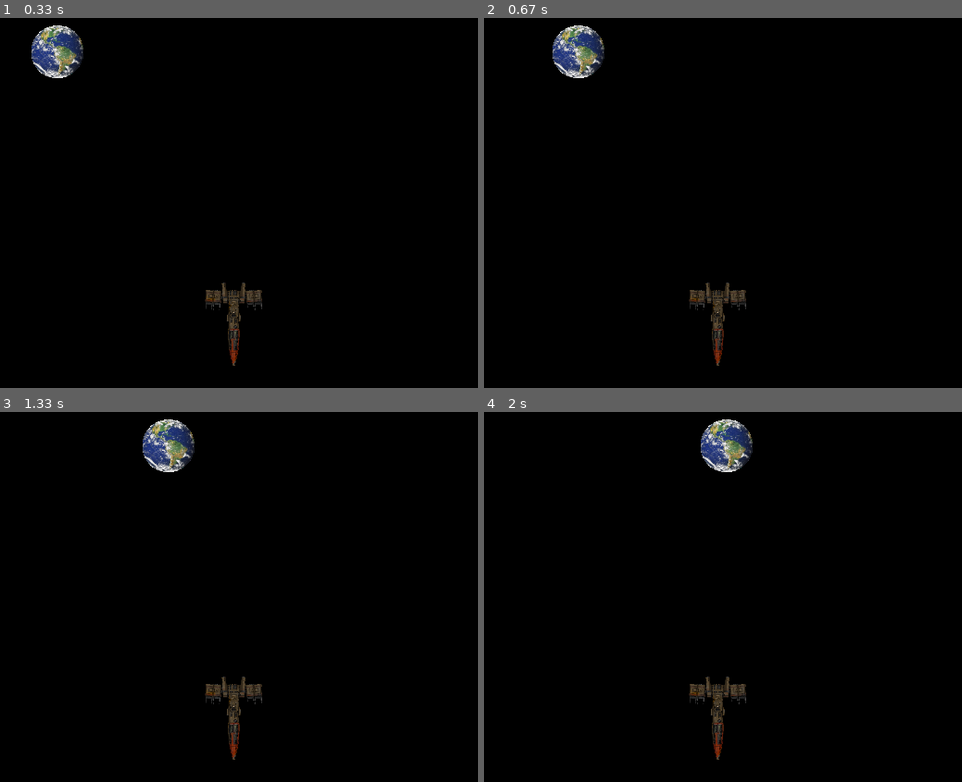
Above: before the commit, frames 1-4 (two rows, left to right).
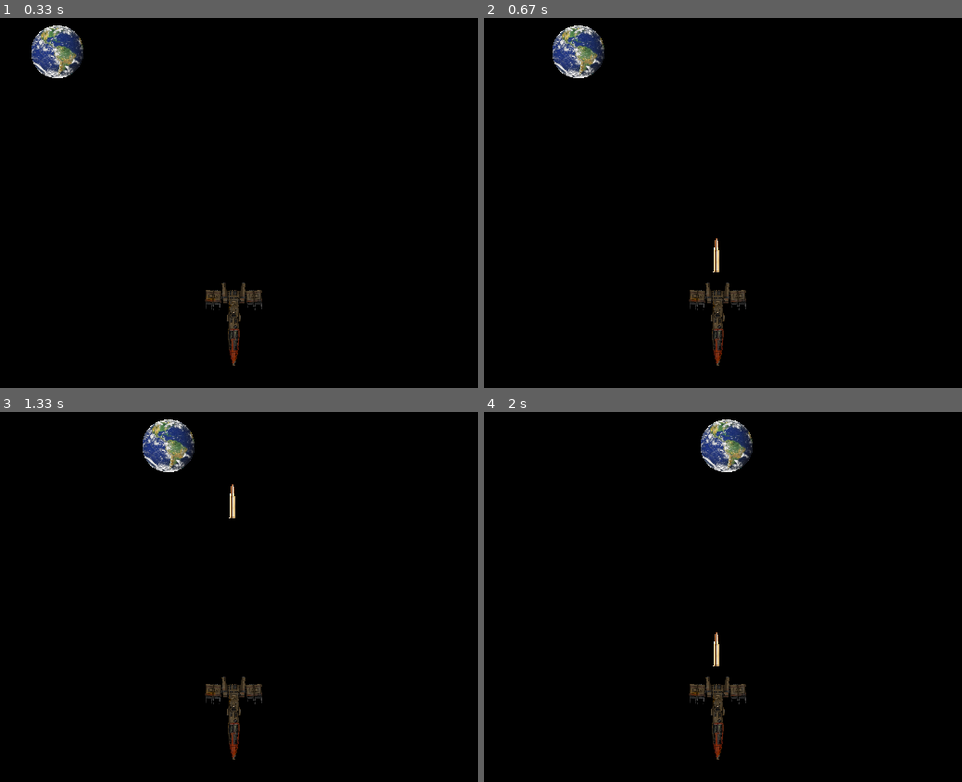
Above: after the commit, the same moments.

Repository: eskayML/pygame-planet-invader
Game: pygame game, started from main.py
Same seed, same stepped clock (60 frames per second), same inputs: the game is played once before the commit and once after it.
Inputs:
- Up to frame 1 (0.33 s): no input
- Up to frame 2 (0.67 s): tap Enter at 0.33 s
- Up to frame 3 (1.33 s): no input
- Up to frame 4 (2 s): tap Space at 1.67 s

Frame 1 is identical in both runs. In frame 2, less than 0.1% of the frame differs, in the area x 47-50%, y 59-69%; in frame 3, less than 0.1%; in frame 4, less than 0.1%.

Commit message:
feat: bullet now works

Diff:
--- a/main.py
+++ b/main.py
@@ -1,16 +1,11 @@
 import pygame
 from pygame.locals import *
-
+# font = pygame.font.SysFont('constantia', 48)
 screen_width, screen_height = 600, 500
 pygame.init()
 pygame.display.set_caption('Pygame Planet Invader')
 screen = pygame.display.set_mode((screen_width, screen_height))
 
-
-# RED = (255, 0, 0)
-# GREEN = (0, 255, 0)
-# BLUE = (0, 0, 255)
-# BLACK = (0, 0, 0)
 
 
 weapon = pygame.image.load('assets/weapon.png').convert()
@@ -31,8 +26,9 @@
 # as if it is being shot out of the gun
 
 planet_speed = [2, 0]
-bullet_speed = [0,3]
+bullet_speed = [0,-4]
 
+fire = False
 # GAME LOOP
 clock = pygame.time.Clock()
 running = True
@@ -41,19 +37,25 @@
         # print(event)
         if event.type == QUIT:
             running = False
-        if event.type == KEYDOWN:
-            bullet_rect = bullet_rect.move(bullet_speed)
-            if bullet_rect.top <= 0:
-                bullet_rect.center = weapon_rect.center
+        elif event.type == KEYDOWN:
+            fire = True
+
+
 
     # screen.blit(background,background_rect)
     planet_rect = planet_rect.move(planet_speed)
     if planet_rect.left < 0 or planet_rect.right > screen_width:
         planet_speed[0] = -planet_speed[0]
 
-    # print(planet_rect.size)
-    # print(weapon_rect.size)
 
+
+    if fire == True:
+        bullet_rect = bullet_rect.move(bullet_speed)
+    if bullet_rect.colliderect(planet_rect) or bullet_rect.top <=0:
+        bullet_rect.center = weapon_rect.center
+        fire = False
+
+    screen.fill('black')
     screen.blit(bullet, bullet_rect)
     screen.blit(planet, planet_rect)
     screen.blit(weapon, weapon_rect)
